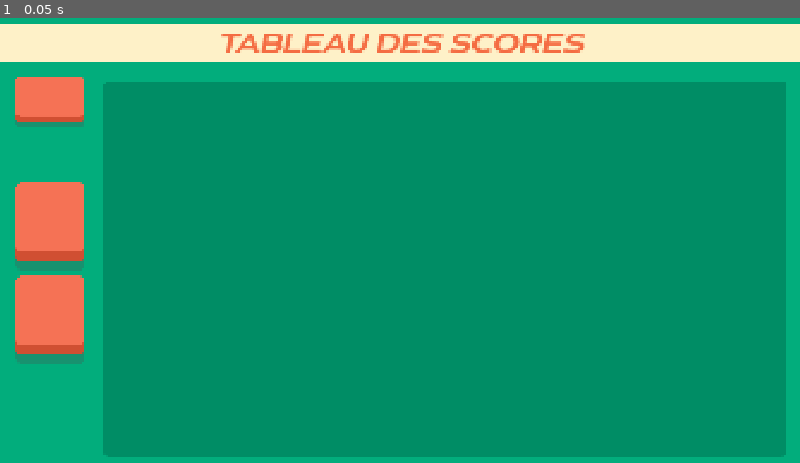
Above: before the commit, frame 1.
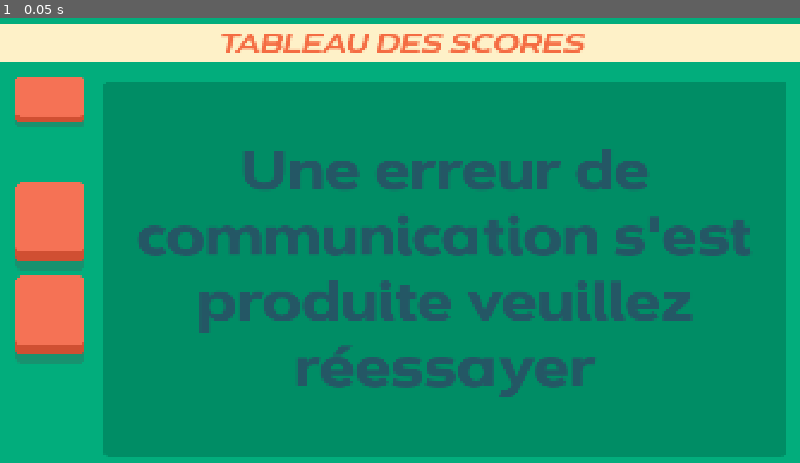
Above: after the commit, the same moment.

Repository: VeryKoolGames/ace_electromenager
Game: Godot game, scene res://Assets/Scenes/Main/leaderboard.tscn
Same seed, same stepped clock (60 frames per second), same inputs: the game is played once before the commit and once after it. This scene is started directly instead of the project's main scene.
Inputs:
- Up to frame 1 (0.05 s): no input

The runs differ from the first frame. In frame 1, 9.0% of the frame differs, in the area x 17-94%, y 29-86%.

Commit message:
included you option in leaderboard

Diff:
--- a/Assets/Scenes/Main/leaderboard.tscn
+++ b/Assets/Scenes/Main/leaderboard.tscn
@@ -1,10 +1,10 @@
 [gd_scene load_steps=11 format=3 uid="uid://drf66dvcj6n1f"]
 
-[ext_resource type="Script" uid="uid://c1vwktp8facb3" path="res://Assets/Scripts/leaderboard.gd" id="1_mrngu"]
 [ext_resource type="Texture2D" uid="uid://duih57ttxxww5" path="res://Assets/sprites/Banderole.png" id="1_ry3e1"]
 [ext_resource type="Texture2D" uid="uid://dt4px3bfwa856" path="res://Assets/sprites/Rectangle 153.png" id="2_mrngu"]
 [ext_resource type="Script" uid="uid://cwpw40varbtgy" path="res://Assets/Scripts/UI/leaderboard_container.gd" id="3_mrngu"]
 [ext_resource type="FontFile" uid="uid://bo5oa4tksb3yi" path="res://Assets/Fonts/Dienstag_BlackItalic.otf" id="3_o2pn0"]
+[ext_resource type="PackedScene" uid="uid://dc3cwl6agjgts" path="res://Assets/Scenes/UI/self_leaderboard_line.tscn" id="5_q2rrb"]
 [ext_resource type="Texture2D" uid="uid://ccplne1w8otuf" path="res://Assets/sprites/Pannel2.png" id="6_mrngu"]
 [ext_resource type="PackedScene" uid="uid://dhb6ym1ispdjl" path="res://Assets/Scenes/UI/leaderboard_line.tscn" id="6_o2pn0"]
 [ext_resource type="FontFile" uid="uid://d2qxqeaq1e1rw" path="res://Assets/Fonts/Dienstag_Black.otf" id="7_q2rrb"]
@@ -29,7 +29,6 @@
 anchor_bottom = 1.0
 grow_horizontal = 2
 grow_vertical = 2
-script = ExtResource("1_mrngu")
 
 [node name="Background" type="ColorRect" parent="."]
 layout_mode = 1
@@ -89,6 +88,7 @@
 grow_vertical = 2
 script = ExtResource("3_mrngu")
 leaderboard_line_scene = ExtResource("6_o2pn0")
+self_leaderboard_line_scene = ExtResource("5_q2rrb")
 
 [node name="BackgroundPannel" type="Panel" parent="LeaderboardContainer"]
 modulate = Color(0, 0.552941, 0.396078, 1)
@@ -129,6 +129,37 @@
 vertical_alignment = 1
 autowrap_mode = 2
 
+[node name="LoadingLabel" type="Label" parent="LeaderboardContainer"]
+visible = false
+layout_mode = 1
+anchors_preset = 15
+anchor_right = 1.0
+anchor_bottom = 1.0
+grow_horizontal = 2
+grow_vertical = 2
+theme_override_colors/font_color = Color(0.141176, 0.341176, 0.396078, 1)
+theme_override_fonts/font = ExtResource("7_q2rrb")
+theme_override_font_sizes/font_size = 128
+text = "CHARGEMENT ..."
+horizontal_alignment = 1
+vertical_alignment = 1
+
+[node name="ErrorLabel" type="Label" parent="LeaderboardContainer"]
+visible = false
+layout_mode = 1
+anchors_preset = 15
+anchor_right = 1.0
+anchor_bottom = 1.0
+grow_horizontal = 2
+grow_vertical = 2
+theme_override_colors/font_color = Color(0.141176, 0.341176, 0.396078, 1)
+theme_override_fonts/font = ExtResource("7_q2rrb")
+theme_override_font_sizes/font_size = 128
+text = "Une erreur de communication s'est produite veuillez réessayer"
+horizontal_alignment = 1
+vertical_alignment = 1
+autowrap_mode = 2
+
 [node name="HTTPRequest" type="HTTPRequest" parent="LeaderboardContainer"]
 
 [node name="LeftContainer" type="VBoxContainer" parent="."]
--- a/Assets/Scenes/UI/leaderboard_line.tscn
+++ b/Assets/Scenes/UI/leaderboard_line.tscn
@@ -14,12 +14,16 @@
 texture_margin_bottom = 59.5
 region_rect = Rect2(0, 0, 126, 160)
 
-[node name="LeaderboardLine" type="MarginContainer"]
+[node name="LeaderboardLine" type="MarginContainer" node_paths=PackedStringArray("crown_texture", "place_label", "points_label", "name_label")]
 custom_minimum_size = Vector2(1544, 170)
 theme_override_constants/margin_left = 40
 theme_override_constants/margin_top = 20
 theme_override_constants/margin_right = 40
 script = ExtResource("1_ppopq")
+crown_texture = NodePath("HBoxContainer2/HBoxContainer/MarginContainer/CrownTexture")
+place_label = NodePath("HBoxContainer2/HBoxContainer/MarginContainer2/PlaceLabel")
+points_label = NodePath("HBoxContainer2/MarginContainer/PointsLabel")
+name_label = NodePath("HBoxContainer2/HBoxContainer/MarginContainer3/NameLabel")
 first_place_crown_color = Color(1, 0.792157, 0.266667, 1)
 second_place_crown_color = Color(0.819608, 0.819608, 0.819608, 1)
 third_place_crown_color = Color(0.960784, 0.447059, 0.329412, 1)
--- /dev/null
+++ b/Assets/Scenes/UI/self_leaderboard_line.tscn
@@ -0,0 +1,118 @@
+[gd_scene load_steps=8 format=3 uid="uid://dc3cwl6agjgts"]
+
+[ext_resource type="Script" uid="uid://dj1r3873on434" path="res://Assets/Scripts/UI/leaderboard_line.gd" id="1_f8xlg"]
+[ext_resource type="Texture2D" uid="uid://cjld02n6rulqs" path="res://Assets/sprites/Pannel1.png" id="2_ejvk4"]
+[ext_resource type="Texture2D" uid="uid://lv5s7iakxqgx" path="res://Assets/sprites/You_Arrow.png" id="2_otad6"]
+[ext_resource type="FontFile" uid="uid://d2qxqeaq1e1rw" path="res://Assets/Fonts/Dienstag_Black.otf" id="3_otad6"]
+[ext_resource type="Texture2D" uid="uid://5p0cbfyh86sb" path="res://Assets/sprites/Couronne.png" id="4_jy2n1"]
+[ext_resource type="FontFile" uid="uid://dcpralwchfa01" path="res://Assets/Fonts/Dienstag_Medium.otf" id="5_t5xr5"]
+
+[sub_resource type="StyleBoxTexture" id="StyleBoxTexture_vqn08"]
+texture = ExtResource("2_ejvk4")
+texture_margin_left = 72.0
+texture_margin_top = 25.5
+texture_margin_right = 27.5
+texture_margin_bottom = 59.5
+region_rect = Rect2(0, 0, 126, 160)
+
+[node name="SelfLeaderboardLine" type="MarginContainer" node_paths=PackedStringArray("crown_texture", "place_label", "points_label", "name_label")]
+offset_right = 1810.0
+offset_bottom = 190.0
+theme_override_constants/margin_left = 40
+theme_override_constants/margin_top = 20
+theme_override_constants/margin_right = 40
+script = ExtResource("1_f8xlg")
+crown_texture = NodePath("MarginContainer/HBoxContainer2/HBoxContainer/MarginContainer/CrownTexture")
+place_label = NodePath("MarginContainer/HBoxContainer2/HBoxContainer/MarginContainer2/PlaceLabel")
+points_label = NodePath("MarginContainer/HBoxContainer2/MarginContainer/PointsLabel")
+name_label = NodePath("MarginContainer/HBoxContainer2/HBoxContainer/MarginContainer3/NameLabel")
+first_place_crown_color = Color(1, 0.792157, 0.266667, 1)
+second_place_crown_color = Color(0.819608, 0.819608, 0.819608, 1)
+third_place_crown_color = Color(0.960784, 0.447059, 0.329412, 1)
+
+[node name="TextureRect" type="TextureRect" parent="."]
+layout_mode = 2
+texture = ExtResource("2_otad6")
+stretch_mode = 2
+
+[node name="Label" type="Label" parent="TextureRect"]
+layout_mode = 0
+offset_right = 158.0
+offset_bottom = 133.0
+theme_override_colors/font_color = Color(0.243137, 0.596078, 0.333333, 1)
+theme_override_fonts/font = ExtResource("3_otad6")
+theme_override_font_sizes/font_size = 32
+text = "VOUS"
+horizontal_alignment = 1
+vertical_alignment = 1
+
+[node name="MarginContainer" type="MarginContainer" parent="."]
+custom_minimum_size = Vector2(0, 170)
+layout_mode = 2
+theme_override_constants/margin_left = 200
+theme_override_constants/margin_right = 0
+
+[node name="Panel" type="Panel" parent="MarginContainer"]
+modulate = Color(1, 0.792157, 0.266667, 1)
+layout_mode = 2
+theme_override_styles/panel = SubResource("StyleBoxTexture_vqn08")
+
+[node name="HBoxContainer2" type="HBoxContainer" parent="MarginContainer"]
+layout_mode = 2
+
+[node name="HBoxContainer" type="HBoxContainer" parent="MarginContainer/HBoxContainer2"]
+layout_mode = 2
+theme_override_constants/separation = 20
+
+[node name="MarginContainer2" type="MarginContainer" parent="MarginContainer/HBoxContainer2/HBoxContainer"]
+layout_mode = 2
+theme_override_constants/margin_left = 20
+theme_override_constants/margin_right = 20
+theme_override_constants/margin_bottom = 20
+
+[node name="PlaceLabel" type="Label" parent="MarginContainer/HBoxContainer2/HBoxContainer/MarginContainer2"]
+layout_mode = 2
+theme_override_colors/font_color = Color(0.243137, 0.596078, 0.333333, 1)
+theme_override_fonts/font = ExtResource("3_otad6")
+theme_override_font_sizes/font_size = 64
+text = "01"
+horizontal_alignment = 1
+vertical_alignment = 1
+
+[node name="MarginContainer" type="MarginContainer" parent="MarginContainer/HBoxContainer2/HBoxContainer"]
+layout_mode = 2
+theme_override_constants/margin_right = 20
+theme_override_constants/margin_bottom = 20
+
+[node name="CrownTexture" type="TextureRect" parent="MarginContainer/HBoxContainer2/HBoxContainer/MarginContainer"]
+layout_mode = 2
+texture = ExtResource("4_jy2n1")
+stretch_mode = 3
+
+[node name="MarginContainer3" type="MarginContainer" parent="MarginContainer/HBoxContainer2/HBoxContainer"]
+layout_mode = 2
+theme_override_constants/margin_bottom = 20
+
+[node name="NameLabel" type="Label" parent="MarginContainer/HBoxContainer2/HBoxContainer/MarginContainer3"]
+layout_mode = 2
+theme_override_colors/font_color = Color(0.243137, 0.596078, 0.333333, 1)
+theme_override_fonts/font = ExtResource("5_t5xr5")
+theme_override_font_sizes/font_size = 64
+text = "Bonjour 01"
+vertical_alignment = 1
+
+[node name="MarginContainer" type="MarginContainer" parent="MarginContainer/HBoxContainer2"]
+layout_mode = 2
+size_flags_horizontal = 10
+theme_override_constants/margin_bottom = 20
+
+[node name="PointsLabel" type="Label" parent="MarginContainer/HBoxContainer2/MarginContainer"]
+custom_minimum_size = Vector2(400, 0)
+layout_mode = 2
+size_flags_horizontal = 8
+theme_override_colors/font_color = Color(0.243137, 0.596078, 0.333333, 1)
+theme_override_fonts/font = ExtResource("3_otad6")
+theme_override_font_sizes/font_size = 64
+text = "335 pts"
+horizontal_alignment = 1
+vertical_alignment = 1
--- a/Assets/Scripts/UI/leaderboard_container.gd
+++ b/Assets/Scripts/UI/leaderboard_container.gd
@@ -2,8 +2,11 @@
 
 @onready var http_request: HTTPRequest = $HTTPRequest
 @export var leaderboard_line_scene: PackedScene
+@export var self_leaderboard_line_scene: PackedScene
 @onready var leaderboard_line_container: VBoxContainer = $ScoreScrollSpace/LeaderboardLineContainer
 @onready var no_score_label: Label = $NoScoreLabel
+@onready var loading_label: Label = $LoadingLabel
+@onready var error_label: Label = $ErrorLabel
 
 func _ready() -> void:
 	http_request.request_completed.connect(_on_request_completed)
@@ -13,7 +16,11 @@
 	if data.is_empty():
 		no_score_label.show()
 	for index in range(0, data.size()):
-		var line = leaderboard_line_scene.instantiate() as LeaderboardLine
+		var line: LeaderboardLine
+		if not check_if_self(data[index]):
+			line = leaderboard_line_scene.instantiate() as LeaderboardLine
+		else:
+			line = self_leaderboard_line_scene.instantiate() as LeaderboardLine
 		var line_data = ResLeaderboardLine.new(data[index].get("pseudo"), index + 1, data[index].get("highest_score"))
 		leaderboard_line_container.add_child(line)
 		line.populate_line(line_data)
@@ -22,9 +29,18 @@
 	http_request.request("https://niseko-backend.onrender.com/get_all_scores")
 
 func _on_request_completed(result, response_code, headers, body):
+	loading_label.hide()
 	if response_code == 200:
 		var data = JSON.parse_string(body.get_string_from_utf8())
 		_process_players_data(data)
+	else:
+		error_label.show()
 
 func _retrieve_player_scores_data() -> void:
+	loading_label.show()
 	http_request.request("https://niseko-backend.onrender.com/get_all_players")
+
+func check_if_self(data: Dictionary) -> bool:
+	if data.get("pseudo") == SaveSystem.get_player_data().get("pseudo") and data.get("email") == SaveSystem.get_player_data().get("email"):
+		return true
+	return false
--- a/Assets/Scripts/UI/leaderboard_line.gd
+++ b/Assets/Scripts/UI/leaderboard_line.gd
@@ -1,10 +1,10 @@
 extends MarginContainer
 class_name LeaderboardLine
 
-@onready var crown_texture: TextureRect = $HBoxContainer2/HBoxContainer/MarginContainer/CrownTexture
-@onready var place_label: Label = $HBoxContainer2/HBoxContainer/MarginContainer2/PlaceLabel
-@onready var points_label: Label = $HBoxContainer2/MarginContainer/PointsLabel
-@onready var name_label: Label = $HBoxContainer2/HBoxContainer/MarginContainer3/NameLabel
+@export var crown_texture: TextureRect
+@export var place_label: Label
+@export var points_label: Label
+@export var name_label: Label
 
 @export var first_place_crown_color: Color
 @export var second_place_crown_color: Color
